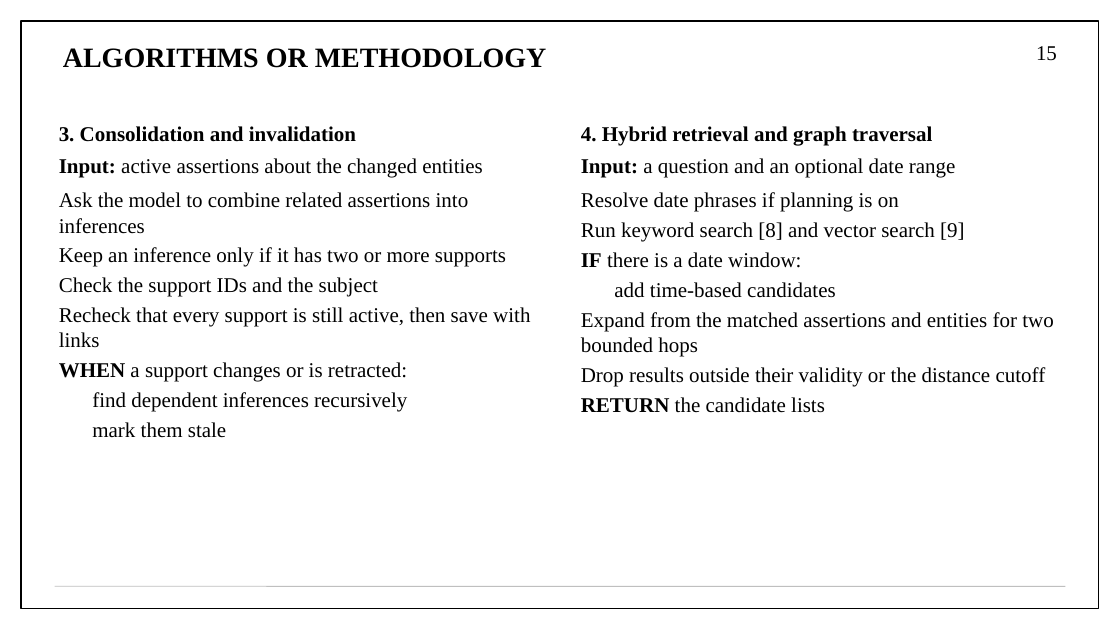
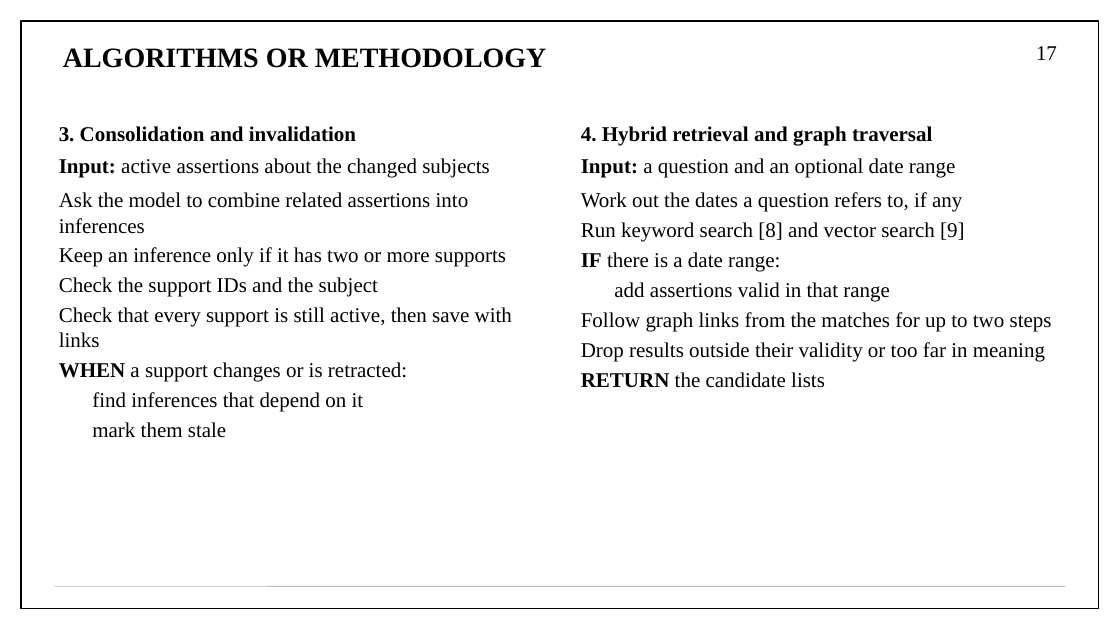
Before and after one commit to aryaniyaps/sdp-2026, a slide deck: slide 17 of P1_R2_13.pptx (slide 15 before the commit). Drawn at 1120x630 pixels with LibreOffice and Linux fonts; fonts in the diff are those of the drawing. Boxes give left, top, right and bottom in pixels: in the first picture for what was removed or moved away, otherwise in the second. Text is boxed around its words. In the diff, an @@ line names an element or a change of style, - is before the commit and + after.

Commit message:
Add a walkthrough and key terms to the review deck
The problem statement drops its example. A key-terms slide and the Maya
walkthrough now sit beside the architecture, the gaps are numbered and
the objectives point back to them, and each module and algorithm slide
links to the next. The results end with what is still missing, and a
short conclusion closes the deck. The text was rewritten after a
cold read for terms used before they were explained.

```diff
--- a/P1_R2_13.pptx
+++ b/P1_R2_13.pptx
@@ page number at bbox=[1036, 46, 1057, 60]: text changed @@
-15
+17
@@ text at bbox=[59, 158, 490, 178]: text changed @@
-Input: active assertions about the changed entities
+Input: active assertions about the changed subjects
@@ text at bbox=[581, 192, 962, 212]: text changed @@
-Resolve date phrases if planning is on
+Work out the dates a question refers to, if any
@@ text at bbox=[581, 252, 1052, 361]: text changed @@
-IF there is a date window:
-add time-based candidates
-Expand from the matched assertions and entities for two bounded hops
-Drop results outside their validity or the distance cutoff
+IF there is a date range:
+add assertions valid in that range
+Follow graph links from the matches for up to two steps
+Drop results outside their validity or too far in meaning
@@ text at bbox=[59, 307, 512, 347]: text changed @@
-Recheck that every support is still active, then save with links
+Check that every support is still active, then save with links
@@ text at bbox=[92, 392, 364, 412]: text changed @@
-find dependent inferences recursively
+find inferences that depend on it
```
Also in this commit, not shown: 23 other slides changed, 4 slides added, 1 slide removed, 1 other file.
